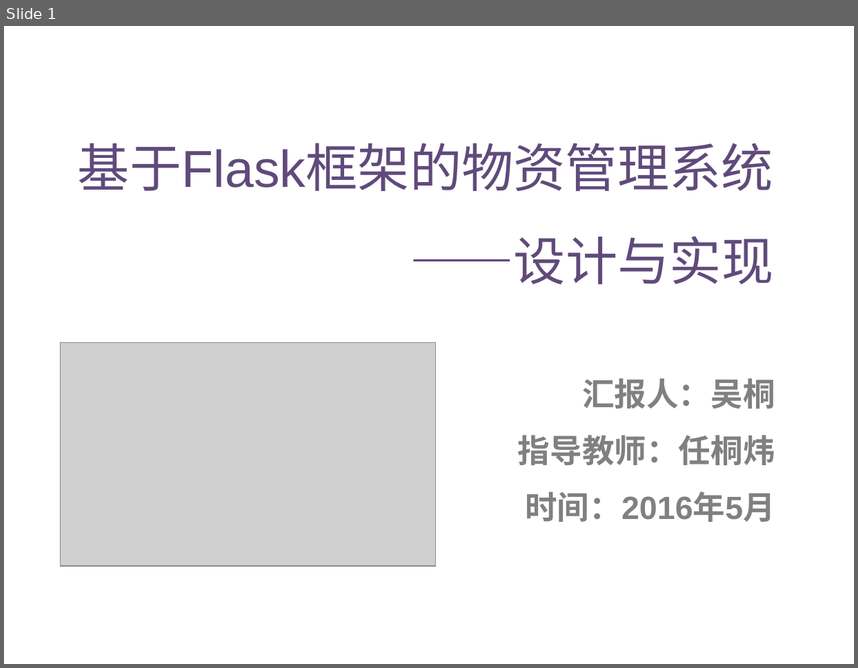
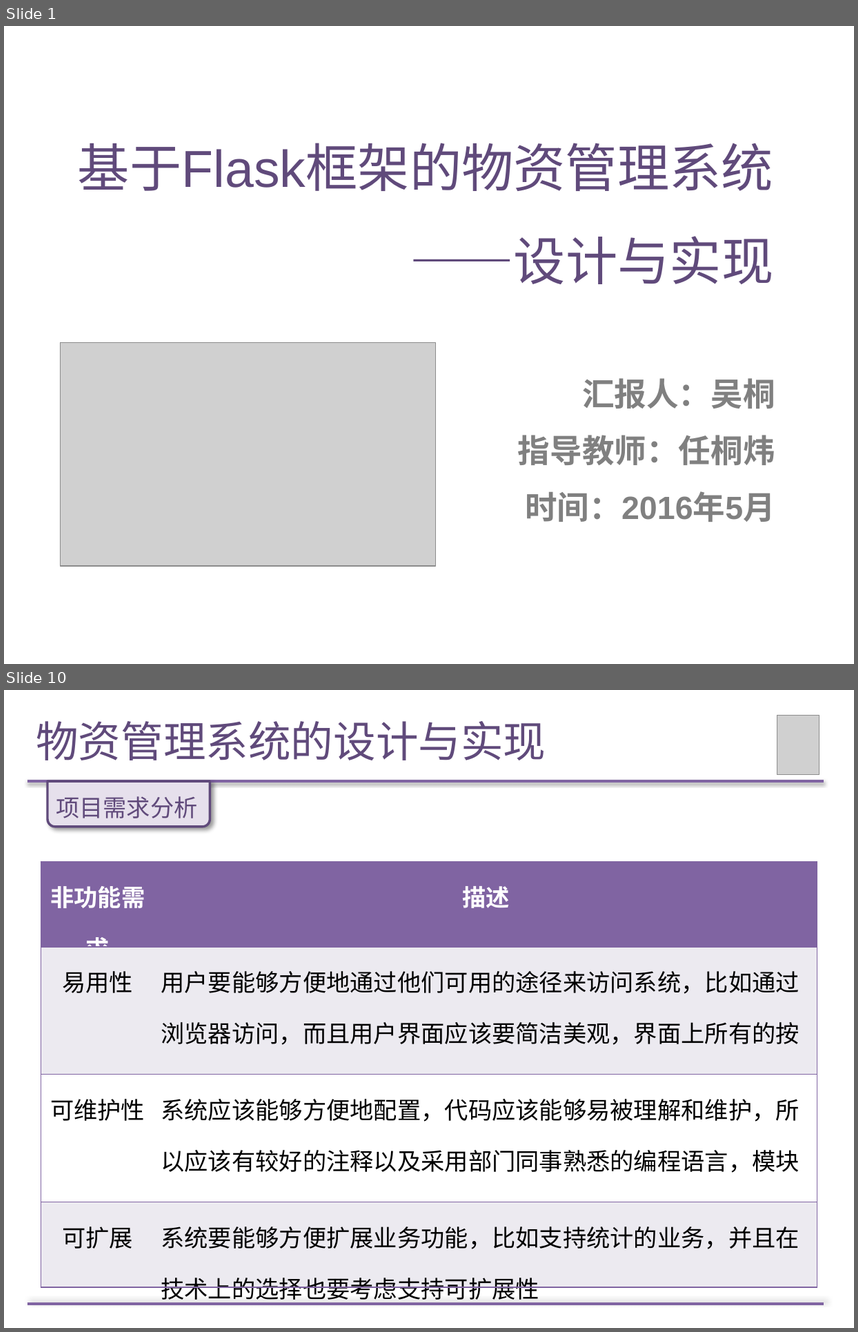
Before and after one commit to Wendy-Wu/LM-paper, a slide deck: 论文答辩PPT.pptx. Shown one above the other, each under a label of ours: slide 1 before the commit, slides 1 and 10 after it; the slides between them are not shown. The pictures are 858x668 and 858x1332 pixels, drawn with LibreOffice and Linux fonts; fonts in the diff are those of the drawing; grey boxes stand for pictures. Boxes give left, top, right and bottom in pixels: in the first picture for what was removed or moved away, otherwise in the second. Text is boxed around its words. In the diff, an @@ line names an element or a change of style, - is before the commit and + after.

```diff
--- a/论文答辩PPT.pptx
+++ b/论文答辩PPT.pptx
@@ slide 10 added at box(4, 690, 854, 1328), background #FFFFFF @@
@@ title added at box(36, 721, 546, 760), 36 pt, text #604A7B @@
+物资管理系统的设计与实现
@@ picture added at box(777, 716, 819, 775) @@
@@ line added from (27, 781) to (824, 781), #8064A2 2 pt @@
@@ round same rect added at box(47, 781, 210, 826), fill #E6E0EC, outline #604A7B 2 pt @@
@@ text added at box(56, 796, 198, 818), 20 pt, text #604A7B @@
+项目需求分析
@@ table added at box(41, 862, 818, 1307), 4 rows, 2 columns @@
+非功能需求 | 描述
+易用性 | 用户要能够方便地通过他们可用的途径来访问系统，比如通过浏览器访问，而且用户界面应该要简洁美观，界面上所有的按钮是所见即所得的，用户体验较好，比如可以批量操作
+可维护性 | 系统应该能够方便地配置，代码应该能够易被理解和维护，所以应该有较好的注释以及采用部门同事熟悉的编程语言，模块划分得当容易被维护等等
+可扩展 | 系统要能够方便扩展业务功能，比如支持统计的业务，并且在技术上的选择也要考虑支持可扩展性
@@ line added from (27, 1303) to (824, 1303), #8064A2 2 pt @@
```
Also in this commit, not shown: 1 slide changed, 15 other slides added.
